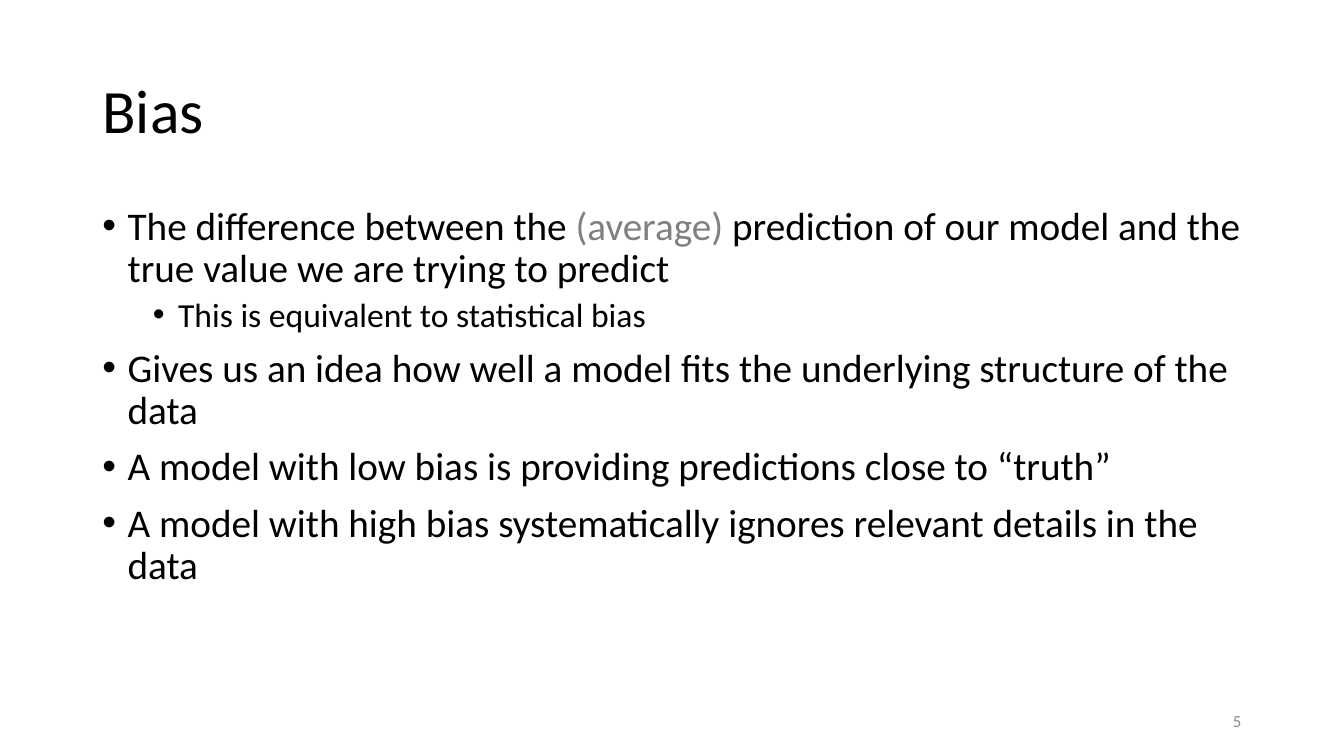
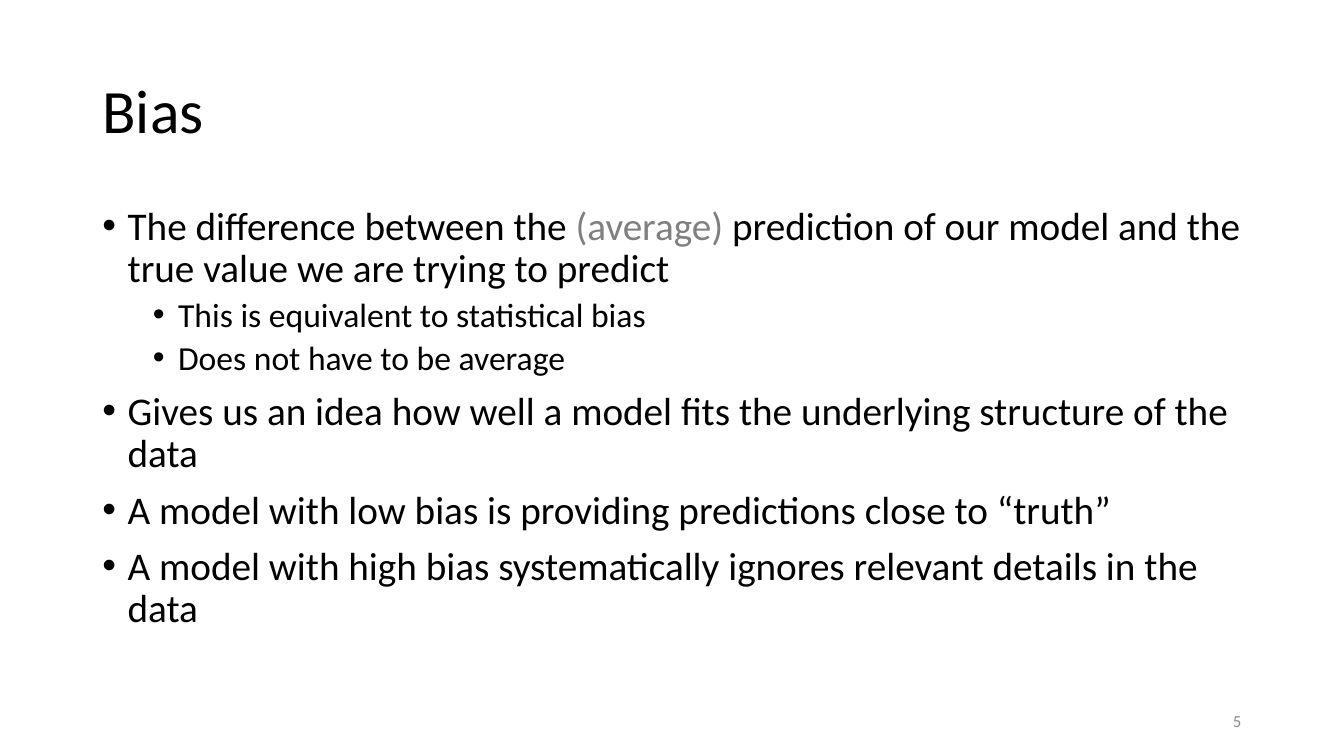
Before and after one commit to karlenaochoa/c4-ml-2020, a slide deck: slide 5 of slides/w2p1-bias-variance-resampling/w2p1.pptx. Drawn at 1344x756 pixels with LibreOffice and Linux fonts; fonts in the diff are those of the drawing. Boxes give left, top, right and bottom in pixels: in the first picture for what was removed or moved away, otherwise in the second. Text is boxed around its words. In the diff, an @@ line names an element or a change of style, - is before the commit and + after.

```diff
--- a/slides/w2p1-bias-variance-resampling/w2p1.pptx
+++ b/slides/w2p1-bias-variance-resampling/w2p1.pptx
@@ text at [178, 346, 565, 376]: paragraph added @@
+  • Does not have to be average
```
Also in this commit, not shown: 6 other slides changed, 2 slides added.
